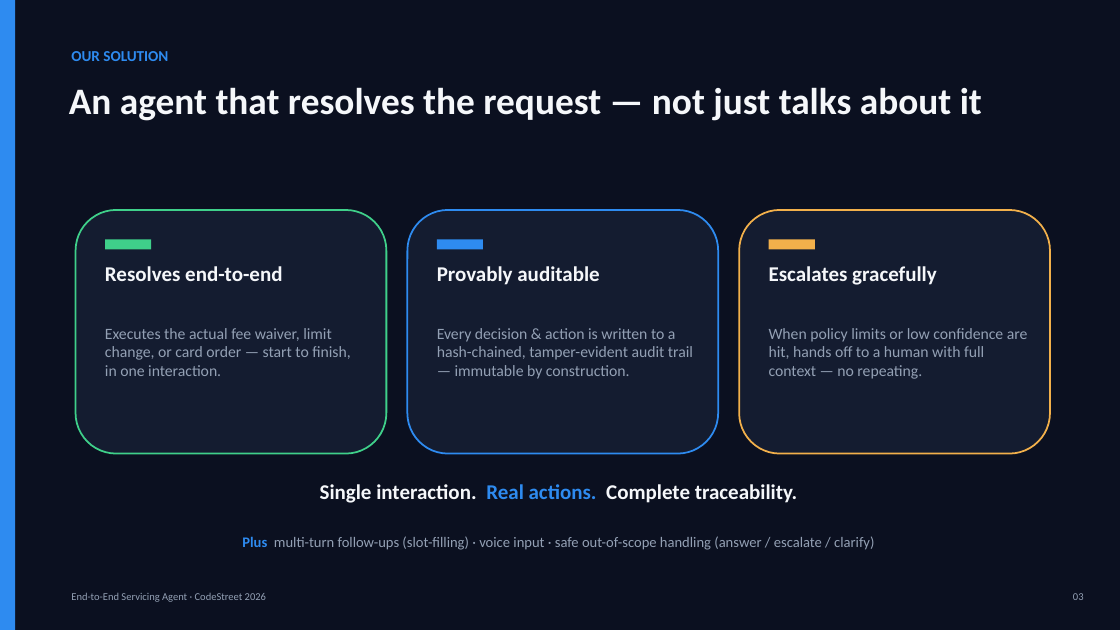
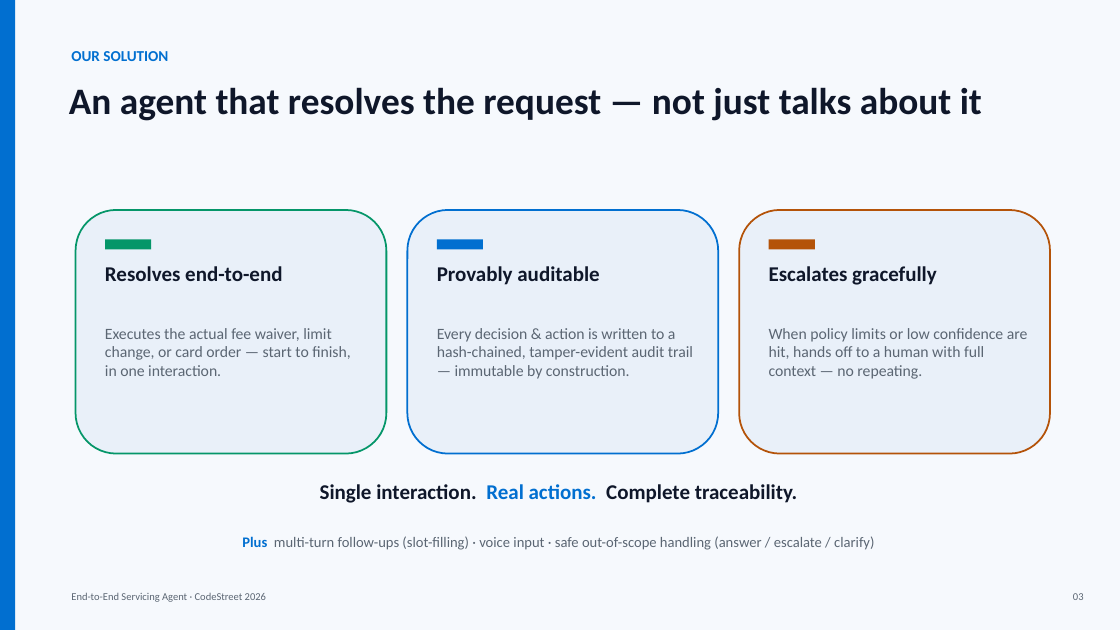
Before and after one commit to VaibhavDangaich/Codestreet_2026, a slide deck: slide 3 of deck/CodeStreet2026_Servicing_Agent.pptx. Drawn at 1120x630 pixels with LibreOffice and Linux fonts; fonts in the diff are those of the drawing. Boxes give left, top, right and bottom in pixels: in the first picture for what was removed or moved away, otherwise in the second. Text is boxed around its words. In the diff, an @@ line names an element or a change of style, - is before the commit and + after.

```diff
--- a/deck/CodeStreet2026_Servicing_Agent.pptx
+++ b/deck/CodeStreet2026_Servicing_Agent.pptx
@@ rectangle at <box>0,0,1120,630</box>: fill #0B1020 to #F6F9FD @@
@@ rectangle at <box>0,0,15,630</box>: fill #2E8BF0 to #016FD0 @@
@@ text "OUR SOLUTION" at <box>71,51,168,61</box>: text colour #2E8BF0 to #016FD0 @@
@@ rounded rectangle at <box>76,210,386,454</box>: fill #141C30 to #E9F0F9; outline #3FD08A 1.5 pt to #059669 1.5 pt @@
@@ rectangle at <box>105,239,151,250</box>: fill #3FD08A to #059669 @@
@@ rounded rectangle at <box>408,210,718,454</box>: fill #141C30 to #E9F0F9; outline #2E8BF0 1.5 pt to #016FD0 1.5 pt @@
@@ rectangle at <box>437,239,483,250</box>: fill #2E8BF0 to #016FD0 @@
@@ rounded rectangle at <box>739,210,1050,454</box>: fill #141C30 to #E9F0F9; outline #F2B04B 1.5 pt to #B45309 1.5 pt @@
@@ rectangle at <box>769,239,815,250</box>: fill #F2B04B to #B45309 @@
@@ text colour #F5F7FA to #0F172A in 4 elements at <box>69,87,982,121</box>, <box>105,266,282,281</box>, <box>437,266,599,285</box>, <box>769,266,937,285</box> @@
@@ text "Single interaction. Real actions. Complete ..." at <box>320,484,798,503</box>: text colour #F5F7FA to #0F172A in "Single interaction. Complete traceability."; text colour #2E8BF0 to #016FD0 in "Real actions." @@
@@ text "Plus multi-turn follow-ups (slot-filling) · ..." at <box>242,536,874,550</box>: text colour #2E8BF0 to #016FD0 in "Plus"; text colour #93A0B4 to #5B6673 @@
@@ text colour #93A0B4 to #5B6673 in 5 elements at <box>105,328,350,376</box>, <box>437,328,693,379</box>, <box>769,328,1028,379</box>, <box>71,593,266,602</box>, <box>1073,593,1084,600</box> @@
```
Also in this commit, not shown: 9 other slides changed, 1 slide added, 2 other files.
